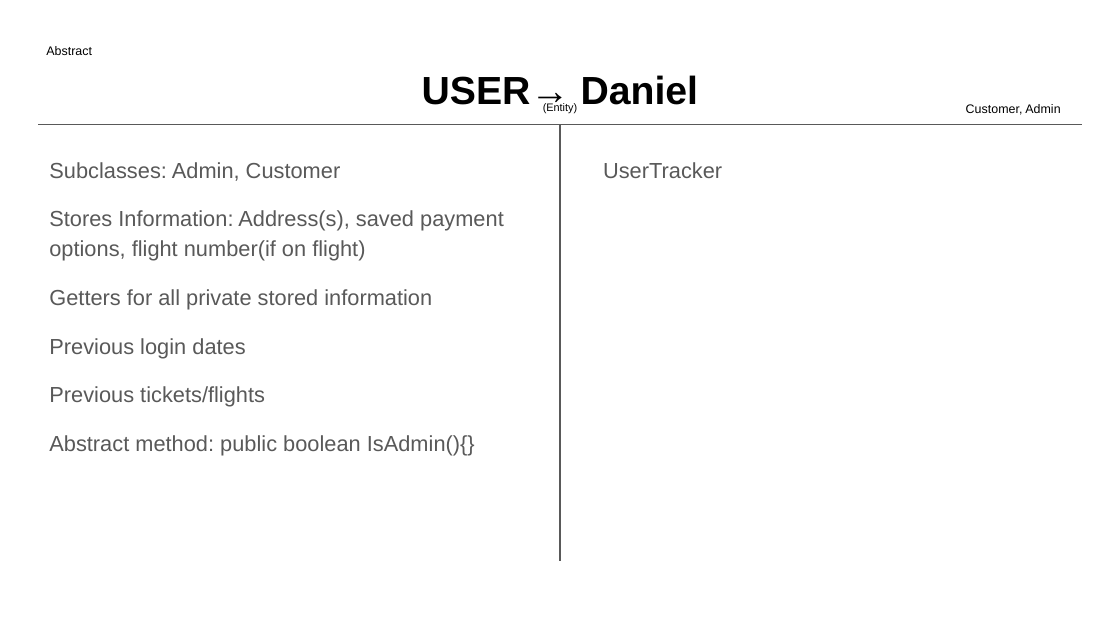
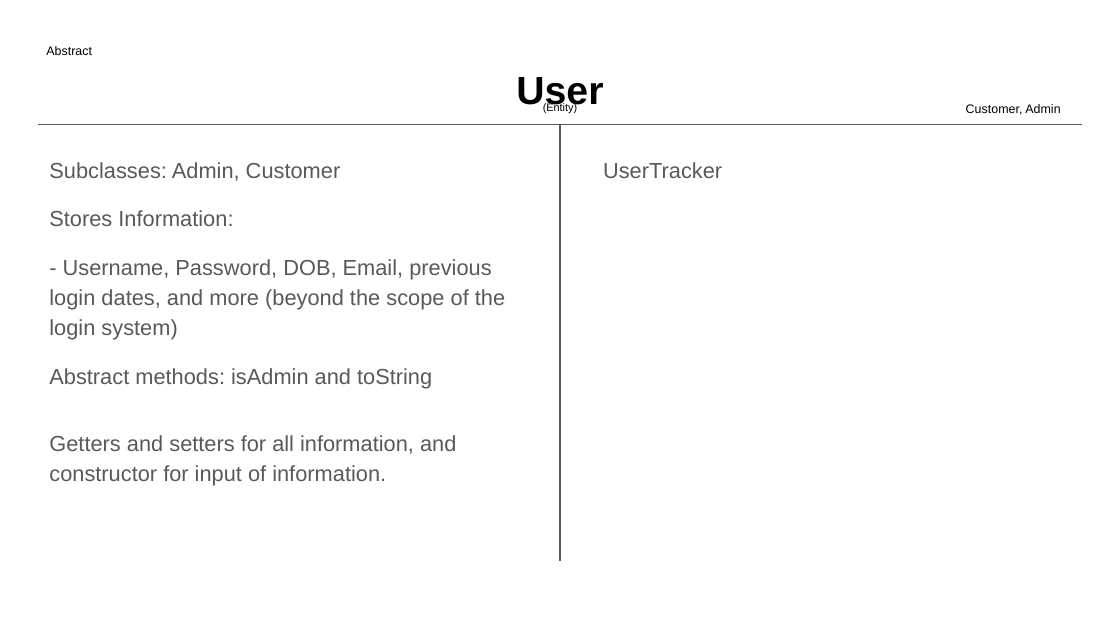
Before and after one commit to hud9925/FlightManager, a slide deck: slide 13 of phase0/CRC Model.pptx (slide 12 before the commit). Drawn at 1120x630 pixels with LibreOffice and Linux fonts; fonts in the diff are those of the drawing. Boxes give left, top, right and bottom in pixels: in the first picture for what was removed or moved away, otherwise in the second. Text is boxed around its words. In the diff, an @@ line names an element or a change of style, - is before the commit and + after.

```diff
--- a/phase0/CRC Model.pptx
+++ b/phase0/CRC Model.pptx
@@ title at box(516, 77, 603, 112): text changed @@
-USER→ Daniel
+User
@@ text at box(49, 210, 505, 486): text changed @@
-Stores Information: Address(s), saved payment options, flight number(if on flight)
-Getters for all private stored information
-Previous login dates
-Previous tickets/flights
-Abstract method: public boolean IsAdmin(){}
+Stores Information:
+- Username, Password, DOB, Email, previous login dates, and more (beyond the scope of the login system)
+Abstract methods: isAdmin and toString
+Getters and setters for all information, and constructor for input of information.
```
Also in this commit, not shown: 13 other slides changed, 1 slide added.
